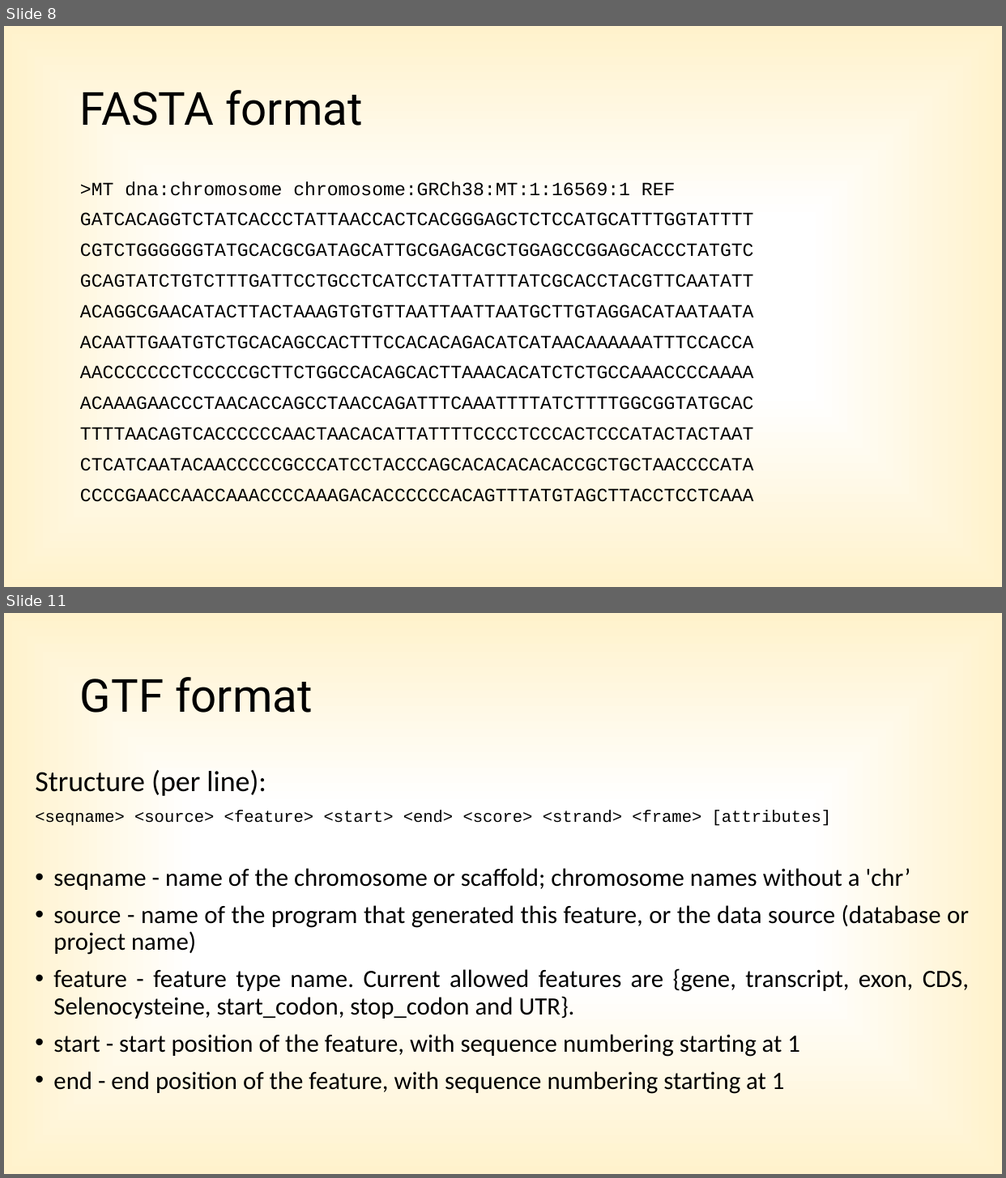
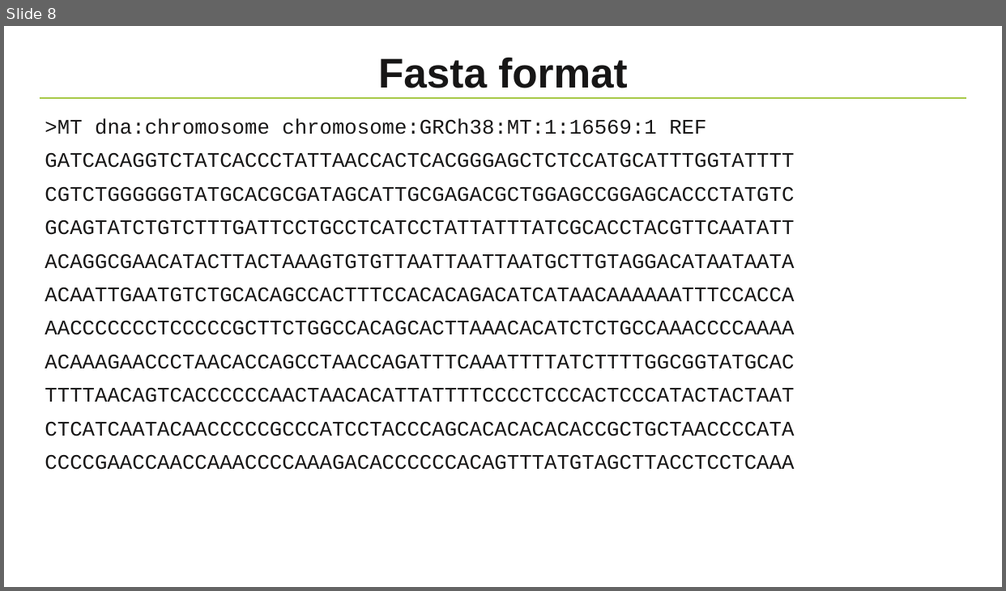
Before and after one commit to NBISweden/workshop-python, a slide deck: lectures/Project.pptx. Shown one above the other, each under a label of ours: slides 8 and 11 before the commit, slide 8 after it; the slides between them are not shown. The pictures are 1006x1178 and 1006x591 pixels, drawn with LibreOffice and Linux fonts; fonts in the diff are those of the drawing; background and template pictures are left out. Boxes give left, top, right and bottom in pixels: in the first picture for what was removed or moved away, otherwise in the second. Text is boxed around its words. In the diff, an @@ line names an element or a change of style, - is before the commit and + after.

Commit message:
update slides for the project

```diff
--- a/lectures/Project.pptx
+++ b/lectures/Project.pptx
@@ slide 11 removed at [4,613,1002,1174], background gradient #FFFFFF to #FFF2CC to #FFECB2 @@
@@ title removed at [80,677,312,713] @@
-GTF format
@@ text removed at [35,770,969,1094] @@
-Structure (per line):
-<seqname> <source> <feature> <start> <end> <score> <strand> <frame> [attributes]
-• seqname - name of the chromosome or scaffold; chromosome names without a 'chr’
-• source - name of the program that generated this feature, or the data source (database or project name)
-• feature - feature type name. Current allowed features are {gene, transcript, exon, CDS, Selenocysteine, start_codon, stop_codon and UTR}.
-• start - start position of the feature, with sequence numbering starting at 1
-• end - end position of the feature, with sequence numbering starting at 1
@@ slide 8 changed as well @@
@@ background gradient #FFFFFF to #FFF2CC to #FFECB2 to #FFFFFF @@
@@ title at [378,58,628,88]: text changed; size 44 to 40 pt; font Roboto to Arial; text colour #000000 to #171616; bold on @@
-FASTA format
+Fasta format
@@ line added from (39, 98) to (967, 98), #A7C947 1 pt @@
@@ text ">MT dna:chromosome chromosome:GRCh38:MT:1:16569:1 REF": place and size @@
-text ">MT dna:chromosome chromosome:GRCh38:MT:1:16569:1 REF" at [80,182,754,502]
+text ">MT dna:chromosome chromosome:GRCh38:MT:1:16569:1 REF" at [44,118,794,470]
@@ text ">MT dna:chromosome chromosome:GRCh38:MT:1:16569:1 REF" at [44,118,794,470]: size 18 to 20 pt, text colour #000000 to #171616 @@
```
Also in this commit, not shown: 8 other slides changed, 4 slides added, 5 other slides removed.
